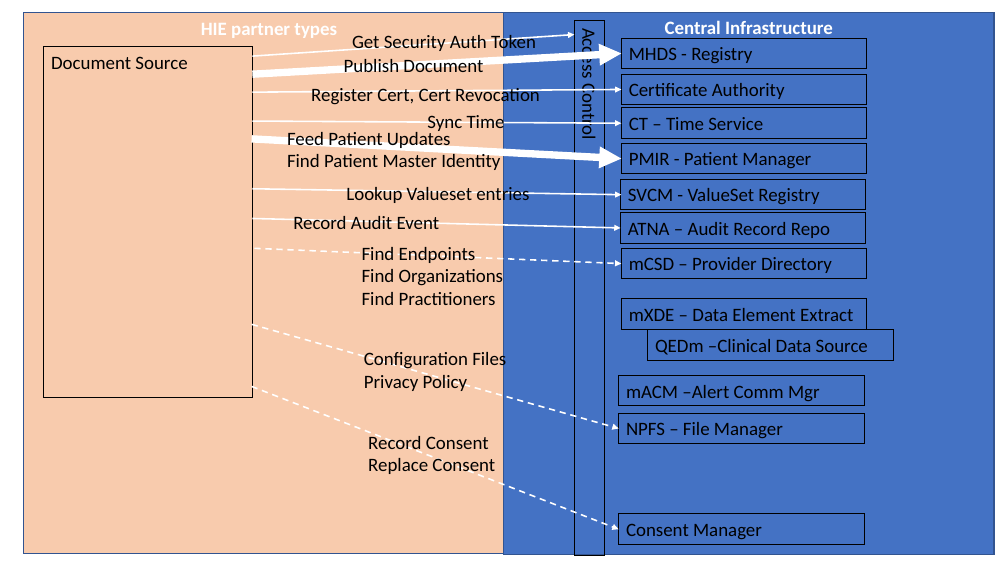
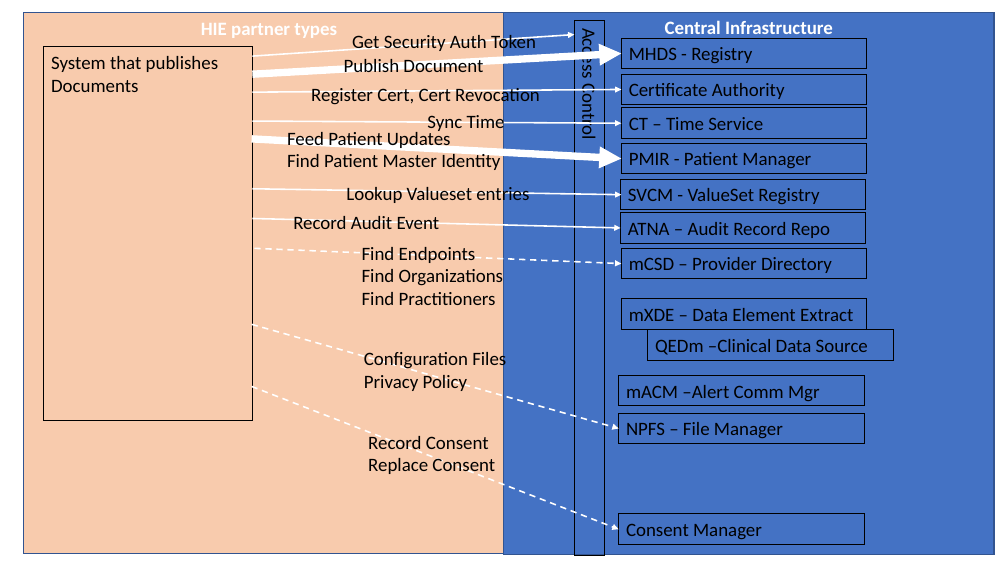
Before and after one commit to IHE/IT-Infrastructure, a slide deck: slide 4 of MHDS/Diagrams.pptx. Drawn at 1008x567 pixels with LibreOffice and Linux fonts; fonts in the diff are those of the drawing. Boxes give left, top, right and bottom in pixels: in the first picture for what was removed or moved away, otherwise in the second. Text is boxed around its words. In the diff, an @@ line names an element or a change of style, - is before the commit and + after.

```diff
--- a/MHDS/Diagrams.pptx
+++ b/MHDS/Diagrams.pptx
@@ rectangle "System that publishes Documents" resized from (x1=44, y1=47, x2=253, y2=398) to (x1=44, y1=47, x2=253, y2=421) @@
@@ text in rectangle at (x1=51, y1=56, x2=218, y2=92): text changed @@
-Document Source
+System that publishes Documents
```
Also in this commit, not shown: 2 other slides changed, 2 other files.
